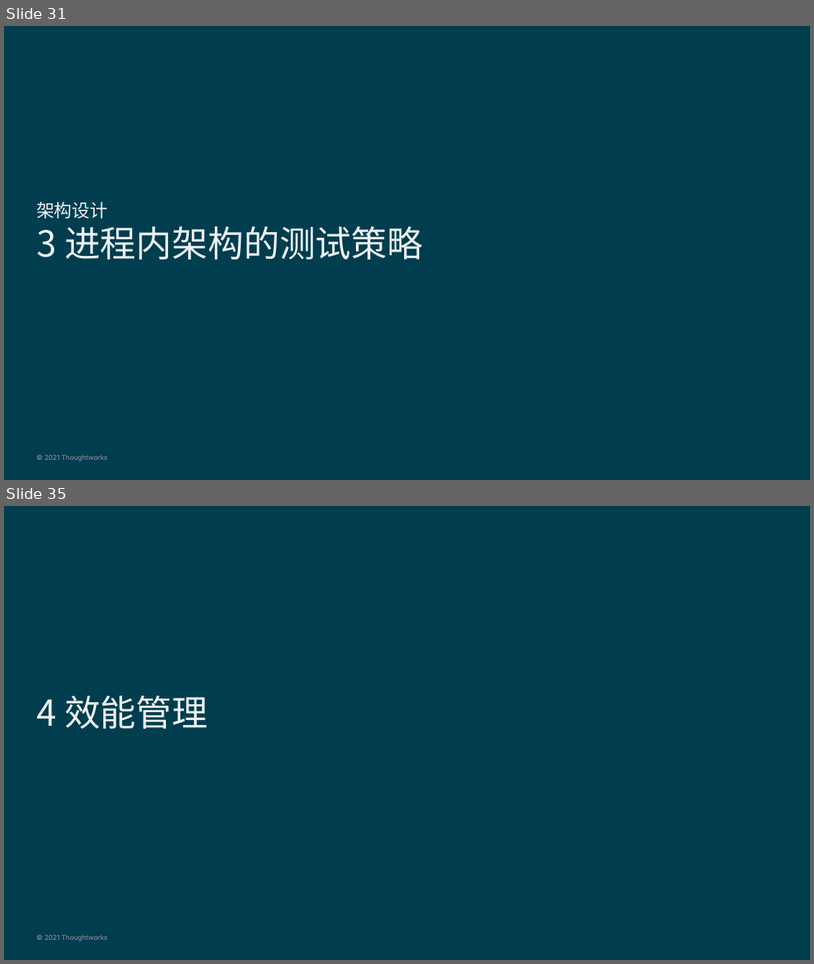
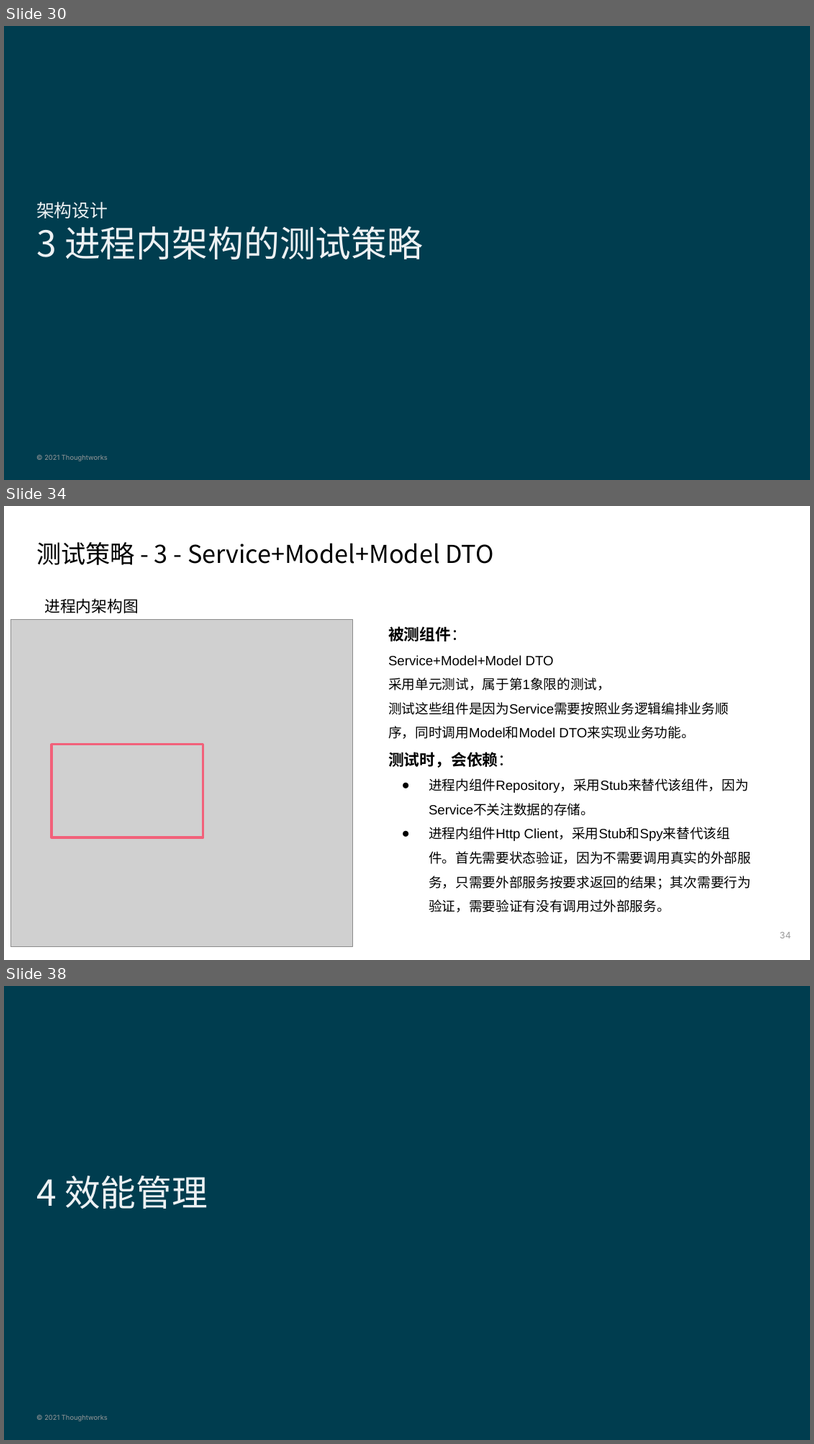
Before and after one commit to deesyx/heima, a slide deck: doc/PS4 黑马考核-项目On-boarding模板-胡炫光.pptx. Shown one above the other, each under a label of ours: slides 31 and 35 before the commit, slides 30, 34 and 38 after it; the slides between them are not shown. The pictures are 814x964 and 814x1444 pixels, drawn with LibreOffice and Linux fonts; fonts in the diff are those of the drawing; grey boxes stand for pictures; background and template pictures are left out. Boxes give left, top, right and bottom in pixels: in the first picture for what was removed or moved away, otherwise in the second. Text is boxed around its words. In the diff, an @@ line names an element or a change of style, - is before the commit and + after.

```diff
--- a/doc/PS4 黑马考核-项目On-boarding模板-胡炫光.pptx
+++ b/doc/PS4 黑马考核-项目On-boarding模板-胡炫光.pptx
@@ slide 34 added at bbox=[4, 506, 810, 960], background #FFFFFF @@
@@ title added at bbox=[36, 542, 494, 565], 22 pt, text #000000 @@
+测试策略 - 3 - Service+Model+Model DTO
@@ text added at bbox=[44, 598, 139, 613], 14 pt, text #000000 @@
+进程内架构图
@@ picture added at bbox=[10, 619, 353, 945] @@
@@ text added at bbox=[388, 626, 751, 912], 12 pt, text #000000 @@
+被测组件：
+Service+Model+Model DTO
+采用单元测试，属于第1象限的测试，
+测试这些组件是因为Service需要按照业务逻辑编排业务顺序，同时调用Model和Model DTO来实现业务功能。
+测试时，会依赖：
+● 进程内组件Repository，采用Stub来替代该组件，因为Service不关注数据的存储。
+● 进程内组件Http Client，采用Stub和Spy来替代该组件。首先需要状态验证，因为不需要调用真实的外部服务，只需要外部服务按要求返回的结果；其次需要行为验证，需要验证有没有调用过外部服务。
@@ rectangle added at bbox=[52, 744, 203, 836], outline #F2617A 2.25 pt @@
@@ page number added at bbox=[780, 932, 792, 938], 8 pt, text #999999 @@
+34
@@ what was slide 31 is now slide 30 @@
@@ what was slide 35 is now slide 38 @@
```
Also in this commit, not shown: 5 slides changed, 7 other slides added, 5 slides removed, 17 other files.
